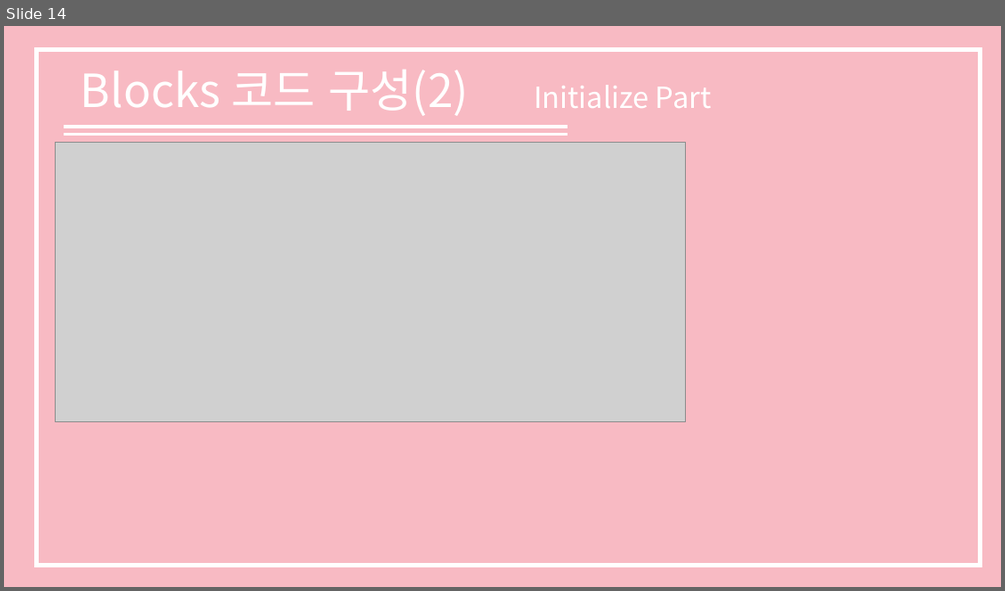
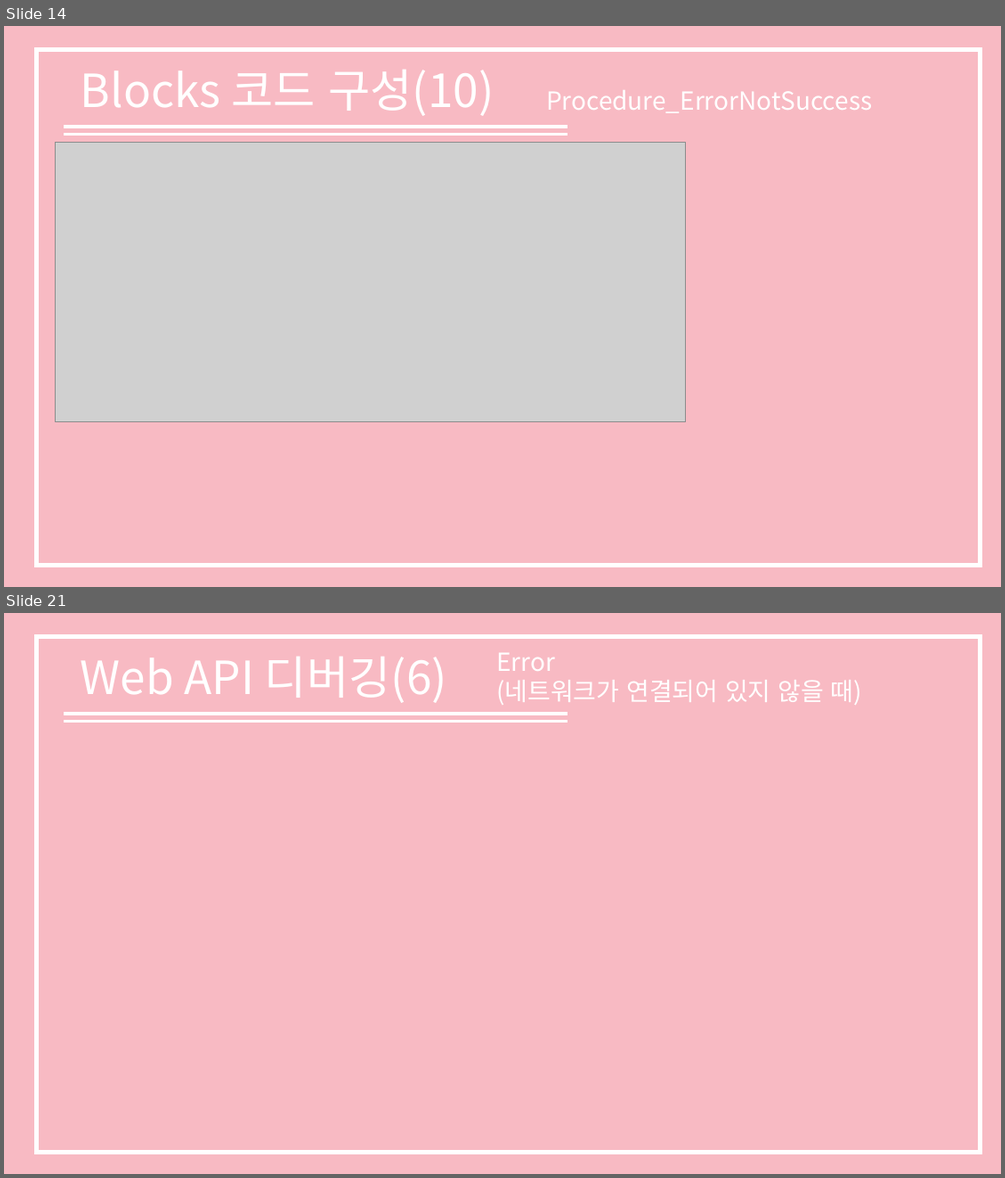
Before and after one commit to shinkeonkim/Class, a slide deck: SP1/소프트웨어 프로젝트 보고서.pptx. Shown one above the other, each under a label of ours: slide 14 before the commit, slides 14 and 21 after it; the slides between them are not shown. The pictures are 1005x591 and 1005x1178 pixels, drawn with LibreOffice and Linux fonts; fonts in the diff are those of the drawing; grey boxes stand for pictures. Boxes give left, top, right and bottom in pixels: in the first picture for what was removed or moved away, otherwise in the second. Text is boxed around its words. In the diff, an @@ line names an element or a change of style, - is before the commit and + after.

```diff
--- a/SP1/소프트웨어 프로젝트 보고서.pptx
+++ b/SP1/소프트웨어 프로젝트 보고서.pptx
@@ slide 21 added at (4,613,1001,1174), background #F8BAC3 @@
@@ rectangle added at (37,636,979,1152), outline #FFFFFF 4.5 pt @@
@@ text added at (81,657,447,703), 44 pt, text #FFFFFF @@
+Web API 디버깅(6)
@@ text added at (496,653,862,705), 24 pt, text #FFFFFF @@
+Error
+(네트워크가 연결되어 있지 않을 때)
@@ line added from (64, 714) to (568, 714), #FFFFFF 3 pt @@
@@ line added from (64, 722) to (568, 722), #FFFFFF 3 pt @@
@@ slide 14 changed as well @@
@@ text at (81,70,494,116): text changed @@
-Blocks 코드 구성(2)
+Blocks 코드 구성(10)
@@ text at (546,90,872,113): text changed; size 28 to 24 pt @@
-Initialize Part
+Procedure_ErrorNotSuccess
```
Also in this commit, not shown: 9 other slides changed, 9 other slides added, 2 slides removed.
